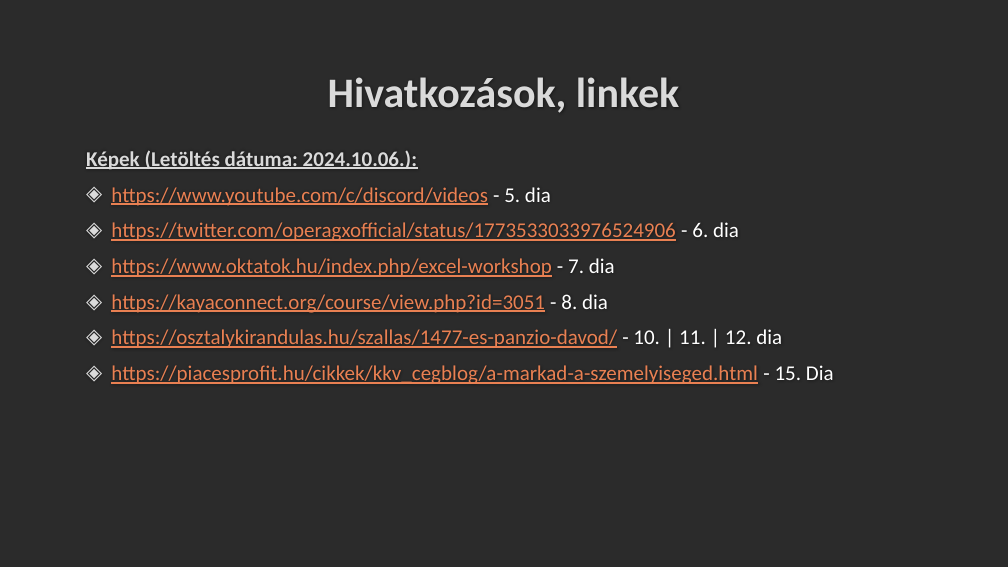
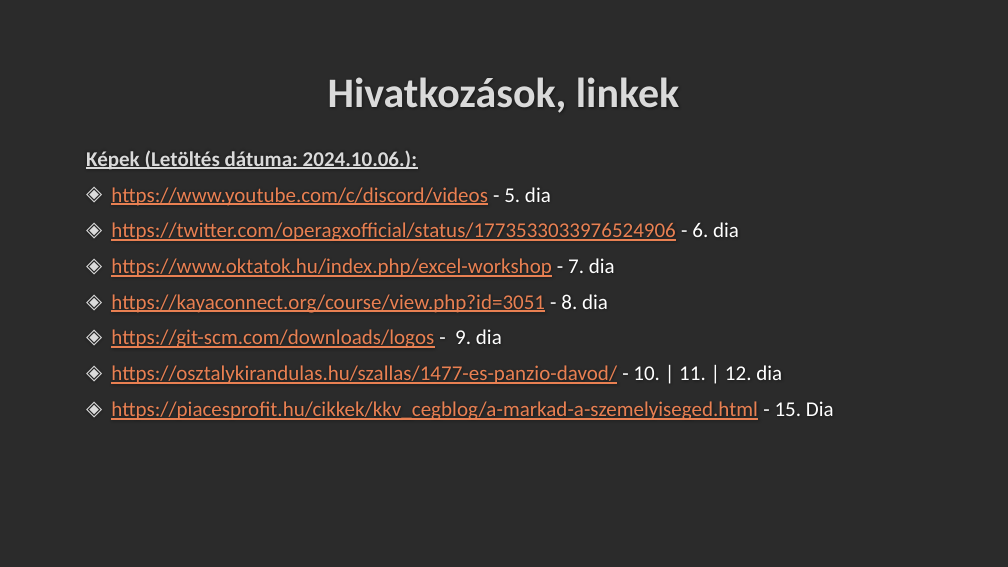
Before and after one commit to Peter-2007/FOPS, a slide deck: slide 17 of FOPS_Osztálykirándulás_Prezentáció.pptx (slide 16 before the commit). Drawn at 1008x567 pixels with LibreOffice and Linux fonts; fonts in the diff are those of the drawing; background and template pictures are left out; a plain dark background stands for a picture behind light text. Boxes give left, top, right and bottom in pixels: in the first picture for what was removed or moved away, otherwise in the second. Text is boxed around its words. In the diff, an @@ line names an element or a change of style, - is before the commit and + after.

```diff
--- a/FOPS_Osztálykirándulás_Prezentáció.pptx
+++ b/FOPS_Osztálykirándulás_Prezentáció.pptx
@@ text at (111,329,502,348): paragraph added @@
+◈ https://git-scm.com/downloads/logos - 9. dia
```
Also in this commit, not shown: 2 other slides changed, 1 slide added, 1 other file.
